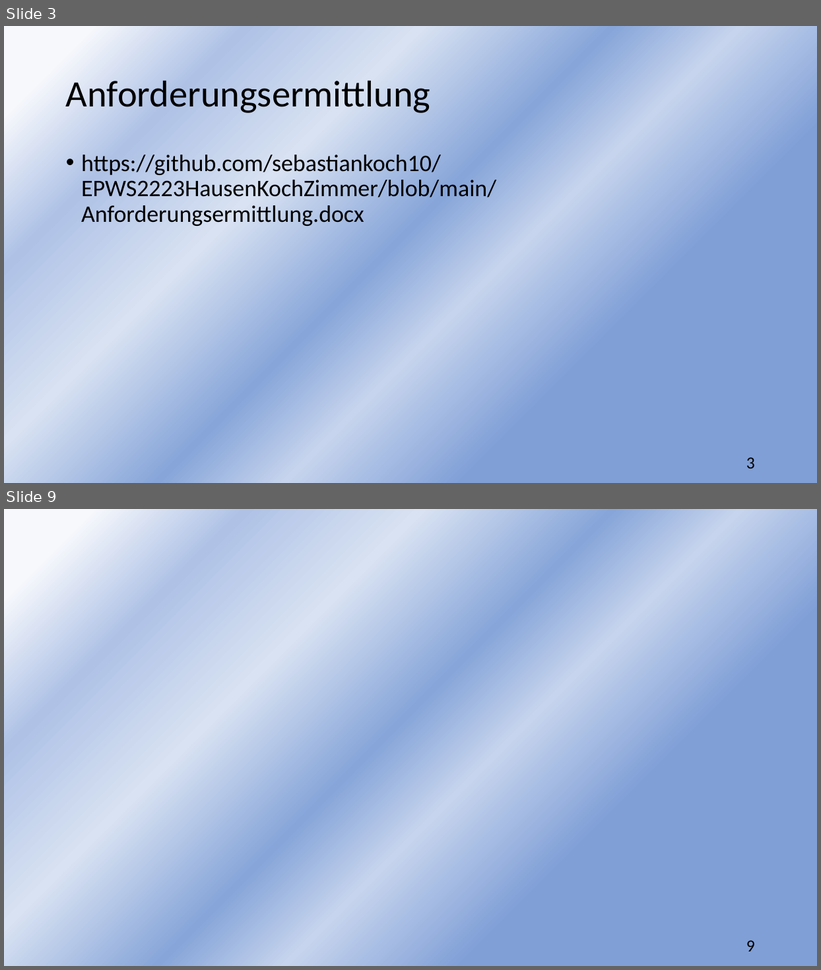
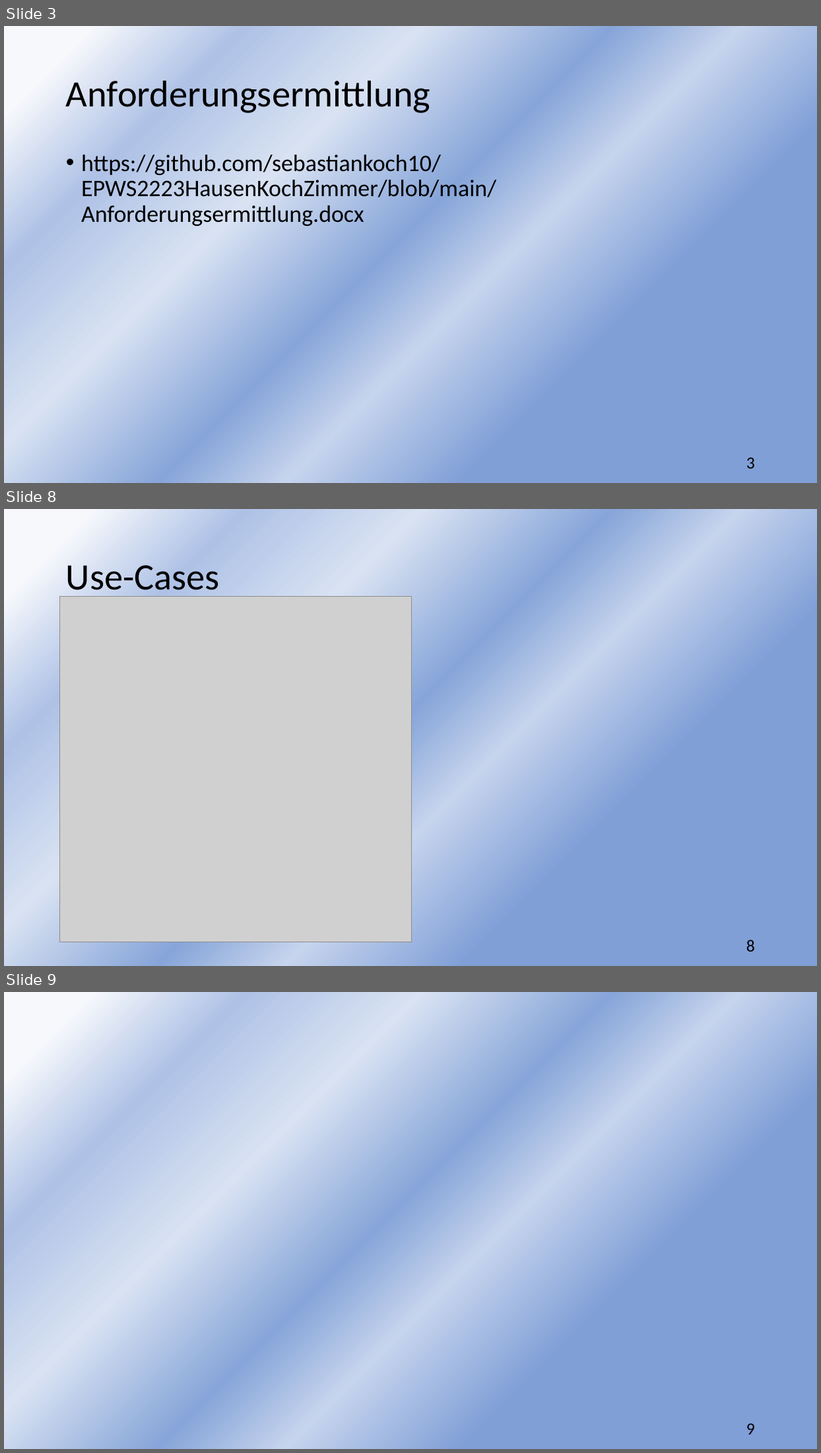
Before and after one commit to sebastiankoch10/EPWS2223HausenKochZimmer, a slide deck: EPWS2223HausenKochZimmer Audit 2.pptx. Shown one above the other, each under a label of ours: slides 3 and 9 before the commit, slides 3, 8 and 9 after it; the slides between them are not shown. The pictures are 821x970 and 821x1453 pixels, drawn with LibreOffice and Linux fonts; fonts in the diff are those of the drawing; grey boxes stand for pictures. Boxes give left, top, right and bottom in pixels: in the first picture for what was removed or moved away, otherwise in the second. Text is boxed around its words. In the diff, an @@ line names an element or a change of style, - is before the commit and + after.

```diff
--- a/EPWS2223HausenKochZimmer Audit 2.pptx
+++ b/EPWS2223HausenKochZimmer Audit 2.pptx
@@ slide 8 added at box(4, 509, 817, 966), background gradient #F6F8FC to #AFC2E6 to #D8E2F2 to #87A5D9 to #C6D4ED to #809FD7 @@
@@ title added at box(66, 558, 220, 597), 44 pt, text #000000 @@
+Use-Cases
@@ picture added at box(60, 596, 412, 942) @@
@@ page number added at box(746, 940, 755, 952), 20 pt, text #000000 @@
+8
```
Also in this commit, not shown: 1 slide changed, 4 other slides added, 5 slides removed, 4 other files.
